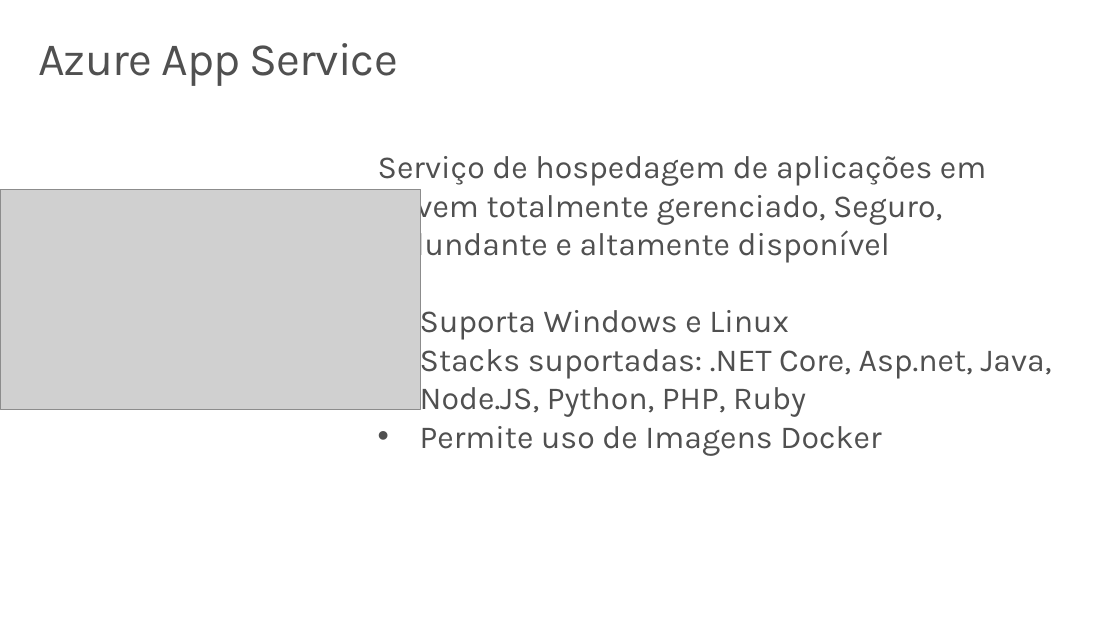
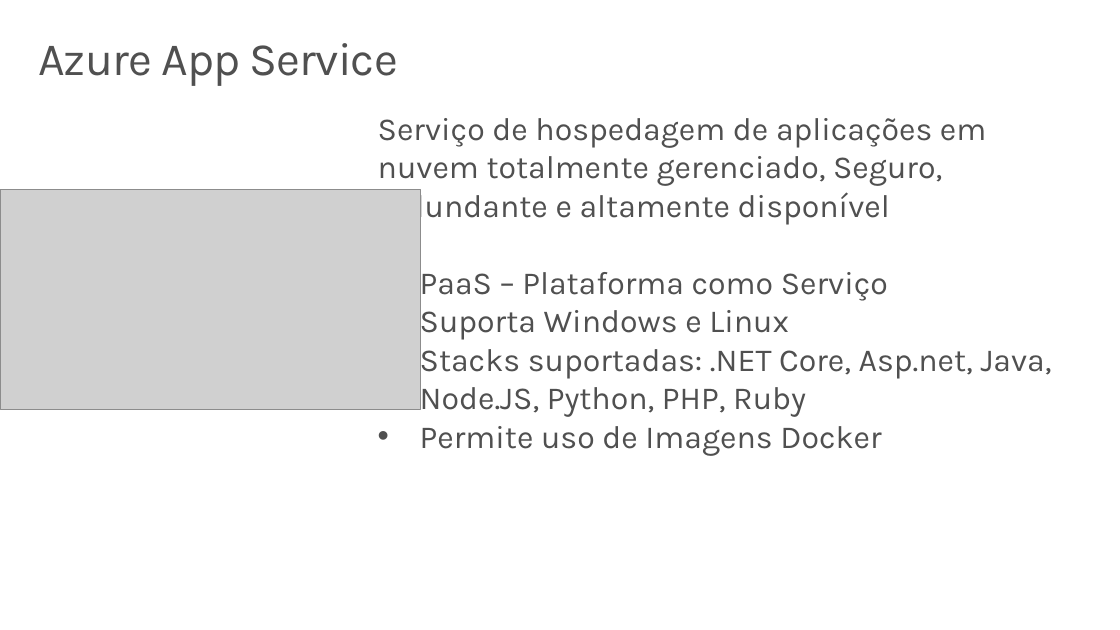
Before and after one commit to rogeriorrodrigues/AzureForDevelopers, a slide deck: slide 2 of Aula 3/Aula 03 - Azure App Services.pptx. Drawn at 1120x630 pixels with LibreOffice and Linux fonts; fonts in the diff are those of the drawing; grey boxes stand for pictures. Boxes give left, top, right and bottom in pixels: in the first picture for what was removed or moved away, otherwise in the second. Text is boxed around its words. In the diff, an @@ line names an element or a change of style, - is before the commit and + after.

```diff
--- a/Aula 3/Aula 03 - Azure App Services.pptx
+++ b/Aula 3/Aula 03 - Azure App Services.pptx
@@ text at bbox=[420, 265, 888, 302]: paragraph added @@
+• PaaS – Plataforma como Serviço
```
Also in this commit, not shown: 2 other slides changed, 1 slide added, 5 slides removed, 6 other files.
